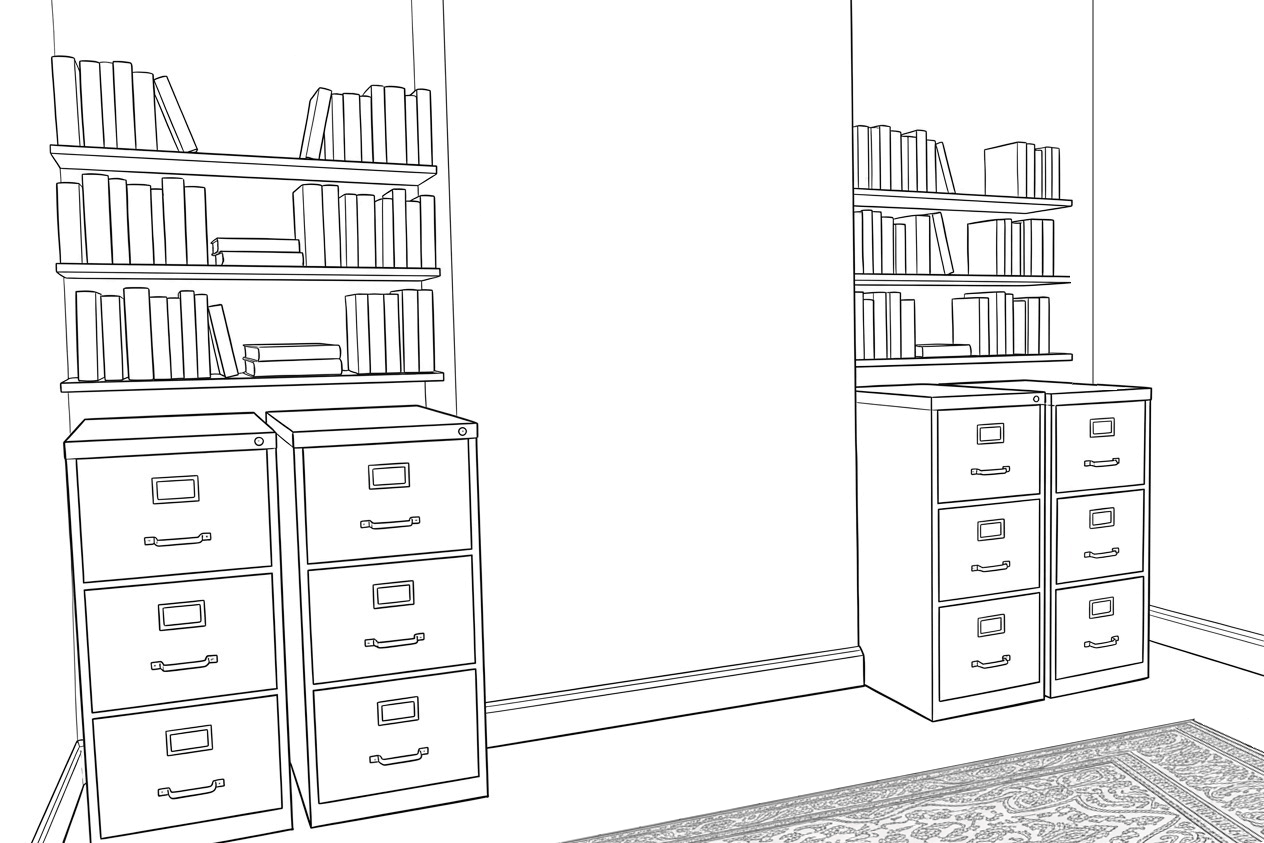
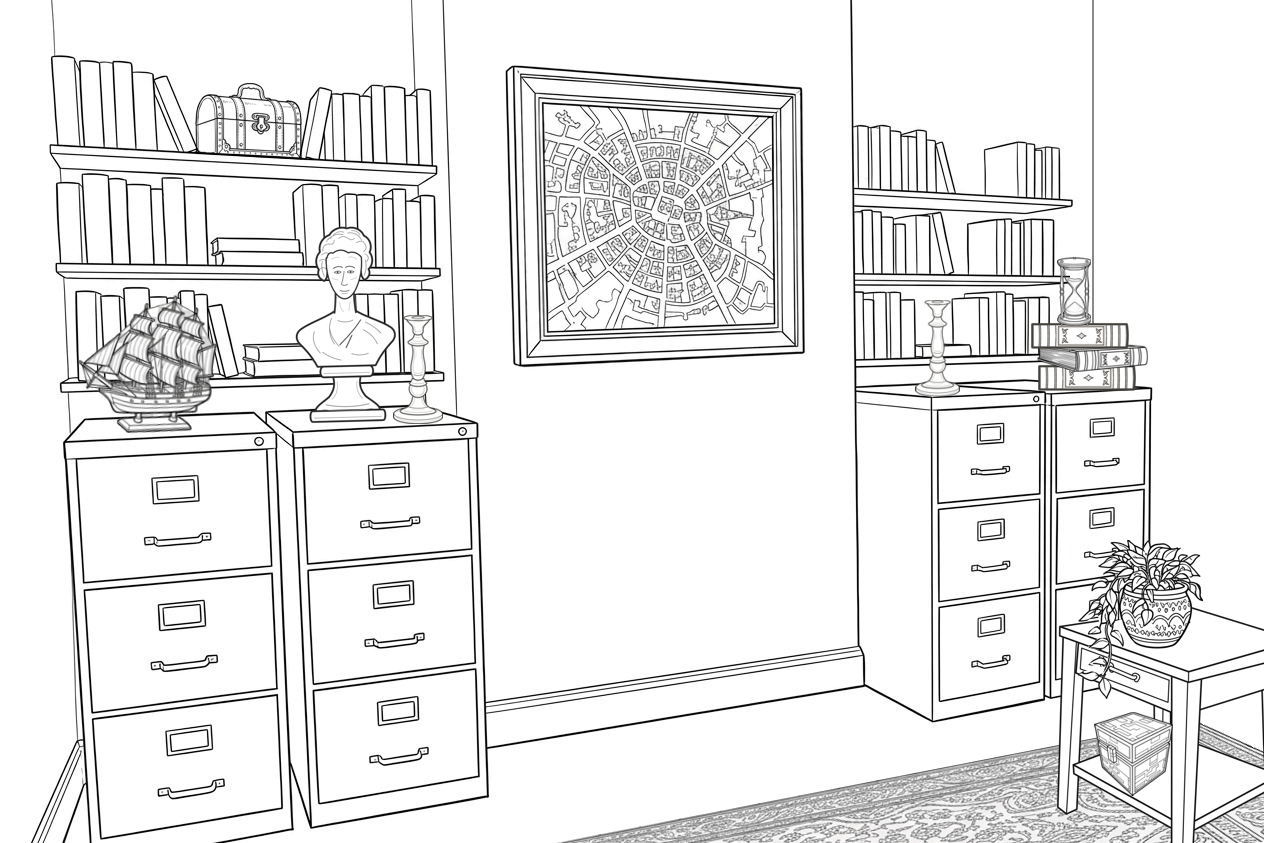
Before/after of a 1264×843 layered artwork. What changed in the layer stack:
added layer "hourglass.png" above "book-spine-02-small.png" over [1031, 257, 1148, 384]
added layer "book-spine-02-small.png" (1st of 2) above "book-horizontal-transparent.png" over [1031, 257, 1148, 384]
added layer "book-horizontal-transparent.png" above "book-spine-02-small.png" over [1031, 320, 1148, 384]
added layer "book-spine-02-small.png" (2nd of 2) above "chest-wooden.png" over [1031, 320, 1148, 391]
added layer "chest-wooden.png" above "plant-only.png" over [1088, 704, 1216, 832]
added layer "plant-only.png" above "table-only.png" over [1058, 540, 1216, 704]
added layer "table-only.png" above "candlestick.png" over [1056, 576, 1264, 843]
added layer "candlestick.png" (1st of 2) above "candlestick.png" over [915, 300, 960, 396]
added layer "candlestick.png" (2nd of 2) above "candlestick-tall.png" over [384, 315, 443, 424]
added layer "bust-02.png" above "Chest perspective.png" over [295, 226, 443, 424]
added layer "Chest perspective.png" above "model-ship.png" over [195, 83, 320, 256]
added layer "model-ship.png" above "mapa radial.png" over [77, 295, 218, 434]
added layer "mapa radial.png" above "carpet.png" over [505, 63, 810, 370]
